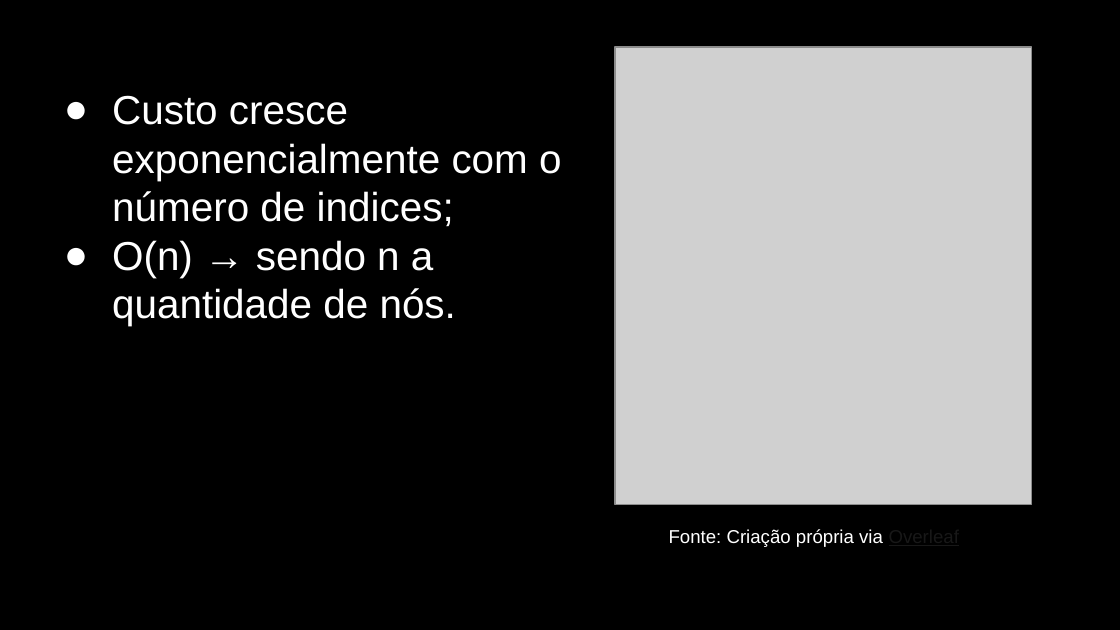
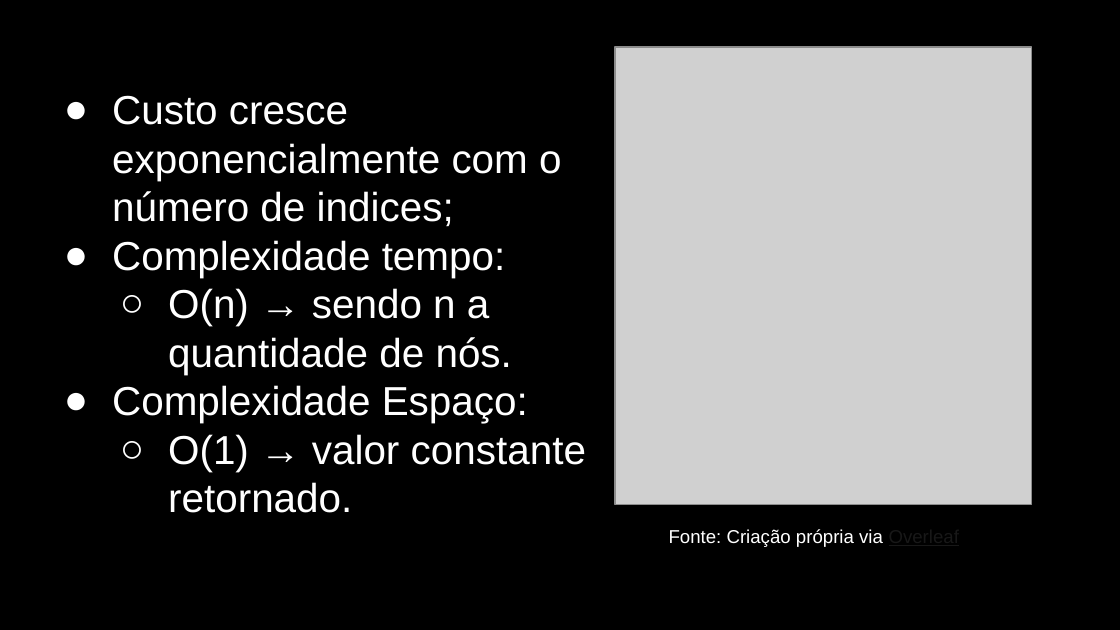
Before and after one commit to Dpbm/mestrado-aulas, a slide deck: slide 27 of algoritmos/projeto-seminario/Seminário.pptx. Drawn at 1120x630 pixels with LibreOffice and Linux fonts; fonts in the diff are those of the drawing; grey boxes stand for pictures. Boxes give left, top, right and bottom in pixels: in the first picture for what was removed or moved away, otherwise in the second. Text is boxed around its words. In the diff, an @@ line names an element or a change of style, - is before the commit and + after.

```diff
--- a/algoritmos/projeto-seminario/Seminário.pptx
+++ b/algoritmos/projeto-seminario/Seminário.pptx
@@ text at (x1=112, y1=240, x2=506, y2=278): paragraph added @@
+● Complexidade tempo:
@@ text at (x1=168, y1=288, x2=512, y2=375): bullet ● to ○; list level 1 to 2 in "O(n) → sendo n a ..." @@
@@ text at (x1=112, y1=385, x2=586, y2=513): paragraphs added @@
+● Complexidade Espaço:
+  ○ O(1) → valor constante retornado.
```
Also in this commit, not shown: 12 other slides changed, 2 other files.
